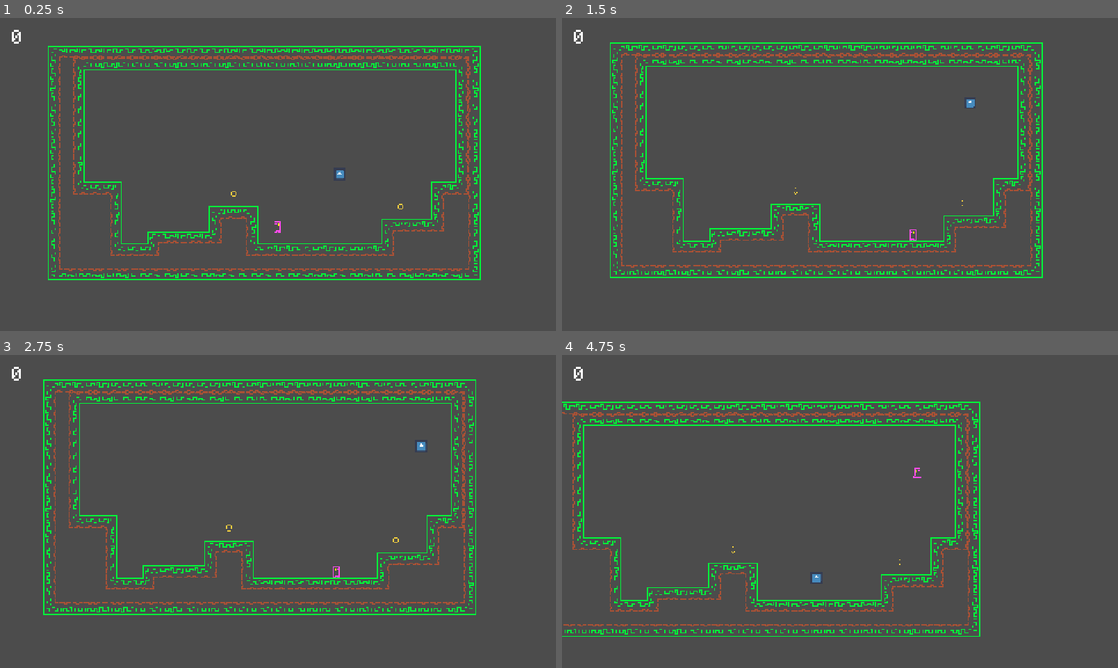
Above: before the commit, frames 1-4 (two rows, left to right).
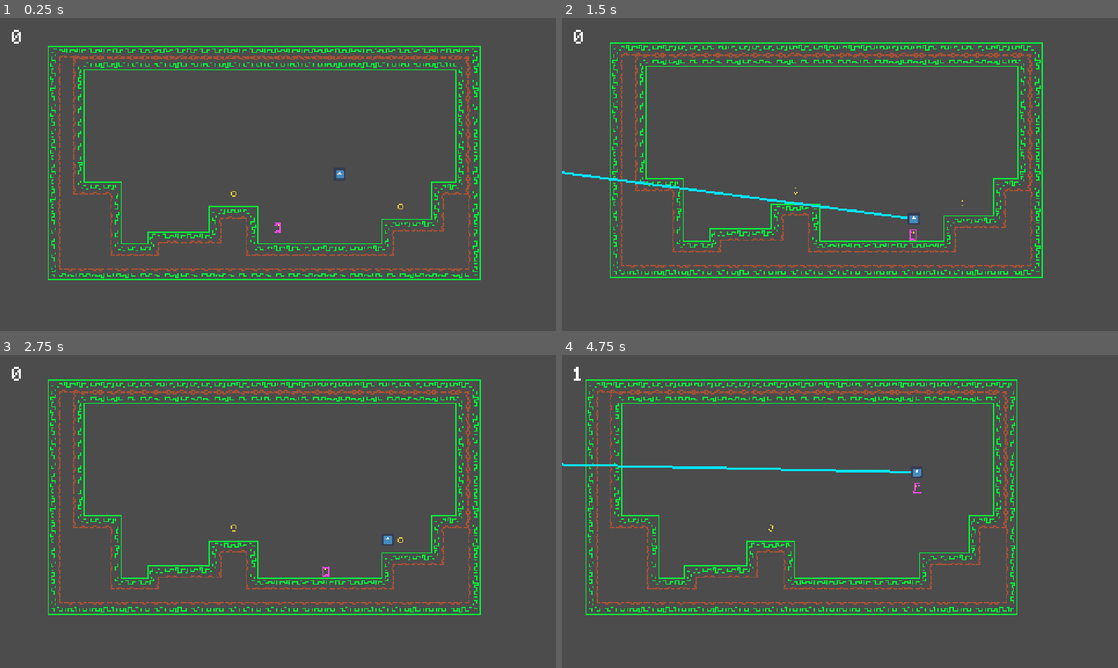
Above: after the commit, the same moments.

Repository: kmatt10/ret_plat_tut
Game: Godot game, scene res://levels/Level01.tscn
The game is run twice, just before and just after one commit, with the same random seed, the same clock (stepped at 60 frames per second) and the same inputs. The engine's default icon, where the game draws it, is replaced by a stand-in: a white triangle on a blue panel in a dark square. Sound files missing from this copy of the repository are replaced by a short silence.
Inputs (mouse positions are in pixels of both pictures, inside the frame that each line leads up to):
- Up to frame 1 (0.25 s): no input
- Up to frame 2 (1.5 s): move the mouse to (962, 158) at 0.52 s; hold D (move_right) from 0.53 s (still down); tap Space (throw) at 0.6 s; tap W (jump) at 0.77 s; move the mouse to (728, 190) at 1.27 s; tap Left (aim_left) at 1.35 s
- Up to frame 3 (2.75 s): tap W (jump) at 1.52 s; tap Space (throw) at 1.55, 2.3 s; move the mouse to (333, 442) at 2.02 s; release D (move_right) at 2.03 s; hold A (move_left) from 2.03 s (still down); hold Right (aim_right) from 2.03 s (still down)
- Up to frame 4 (4.75 s): move the mouse to (812, 574) at 2.77 s; release A (move_left) at 2.78 s; release Right (aim_right) at 2.78 s; hold D (move_right) 2.78-4.28 s; tap Up (aim_up) at 2.85 s; tap W (jump) at 3.02, 3.77, 4.52 s; tap Space (throw) at 3.05, 3.6, 4.35 s; move the mouse to (1006, 558) at 3.52 s; move the mouse to (673, 464) at 4.27 s; hold A (move_left) from 4.28 s (still down)

The runs differ from the first frame. In frame 1, less than 0.1% of the frame differs, in the area x 49-51%, y 64-67%; in frame 2, 0.5%; in frame 3, 6.5%; in frame 4, 11%, in the area x 0-82%, y 3-90%.

Commit message:
Aiming tracer added
Mouse aiming as well as mouse throwing. Added new debug ability to 'catch' the ball by using throw button when in 'FREE' state

Diff:
--- a/player/Player.gd
+++ b/player/Player.gd
@@ -7,6 +7,11 @@
 var velocity := Vector2.ZERO
 var launch_vec := (Vector2.UP + Vector2.RIGHT).normalized()
 onready var ball_obj := get_node("../Ball")
+onready var line_obj := get_node("Aim")
+
+func _ready():
+	line_obj.add_point(Vector2(position.x,position.y),0)
+	line_obj.add_point(Vector2(position.x,position.y),1)
 
 func get_aim():
 	return launch_vec.normalized()
@@ -32,6 +37,8 @@
 	if Input.is_action_just_pressed("throw"):
 		if !ball_obj.is_free():
 			ball_obj.set_free()
+		else:
+			ball_obj.set_caught()
 
 	# apply gravity
 	# player always has downward velocity
@@ -48,6 +55,21 @@
 func _process(delta: float) -> void:
 	change_animation()
 
+	# mouse aiming
+	var ball_sprite = ball_obj.get_node("Sprite")
+	var mouse_coords = ball_sprite.get_local_mouse_position()
+	var sprite_coords = Vector2(ball_sprite.position.x, ball_sprite.position.y - 20)
+	launch_vec = Vector2(mouse_coords.x - sprite_coords.x, mouse_coords.y - sprite_coords.y).normalized()
+
+	#set debug line
+	line_obj.set_point_position(0,sprite_coords)
+	line_obj.set_point_position(1,mouse_coords)
+
+	if ball_obj.is_free():
+		line_obj.visible = false
+	else:
+		line_obj.visible = true
+
 func change_animation():
 	#face left or right
 	if velocity.x > 0:
--- a/player/Player.tscn
+++ b/player/Player.tscn
@@ -58,6 +58,7 @@
 [node name="AnimatedSprite" type="AnimatedSprite" parent="."]
 frames = SubResource( 8 )
 animation = "idle"
+frame = 1
 playing = true
 
 [node name="CollisionShape2D" type="CollisionShape2D" parent="."]
@@ -74,3 +75,7 @@
 drag_margin_right = 0.4
 drag_margin_bottom = 0.38
 editor_draw_drag_margin = true
+
+[node name="Aim" type="Line2D" parent="."]
+width = 3.0
+default_color = Color( 0.00784314, 0.894118, 0.984314, 1 )
--- a/project.godot
+++ b/project.godot
@@ -75,6 +75,7 @@
 throw={
 "deadzone": 0.5,
 "events": [ Object(InputEventKey,"resource_local_to_scene":false,"resource_name":"","device":0,"alt":false,"shift":false,"control":false,"meta":false,"command":false,"pressed":false,"scancode":32,"physical_scancode":0,"unicode":0,"echo":false,"script":null)
+, Object(InputEventMouseButton,"resource_local_to_scene":false,"resource_name":"","device":0,"alt":false,"shift":false,"control":false,"meta":false,"command":false,"button_mask":0,"position":Vector2( 0, 0 ),"global_position":Vector2( 0, 0 ),"factor":1.0,"button_index":1,"pressed":false,"doubleclick":false,"script":null)
  ]
 }
 aim_right={
